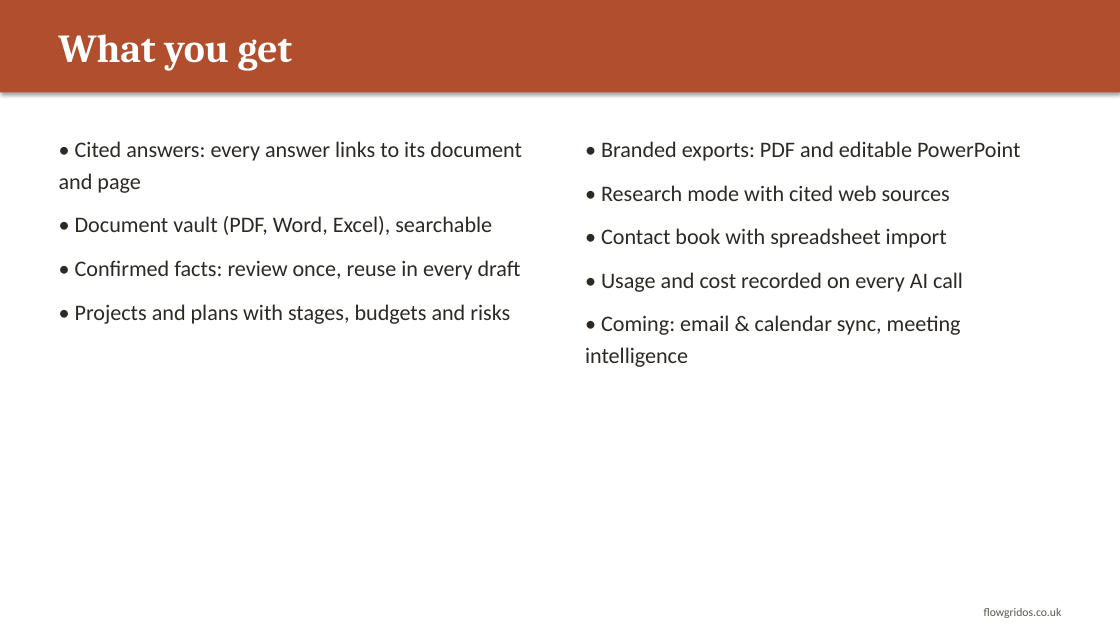
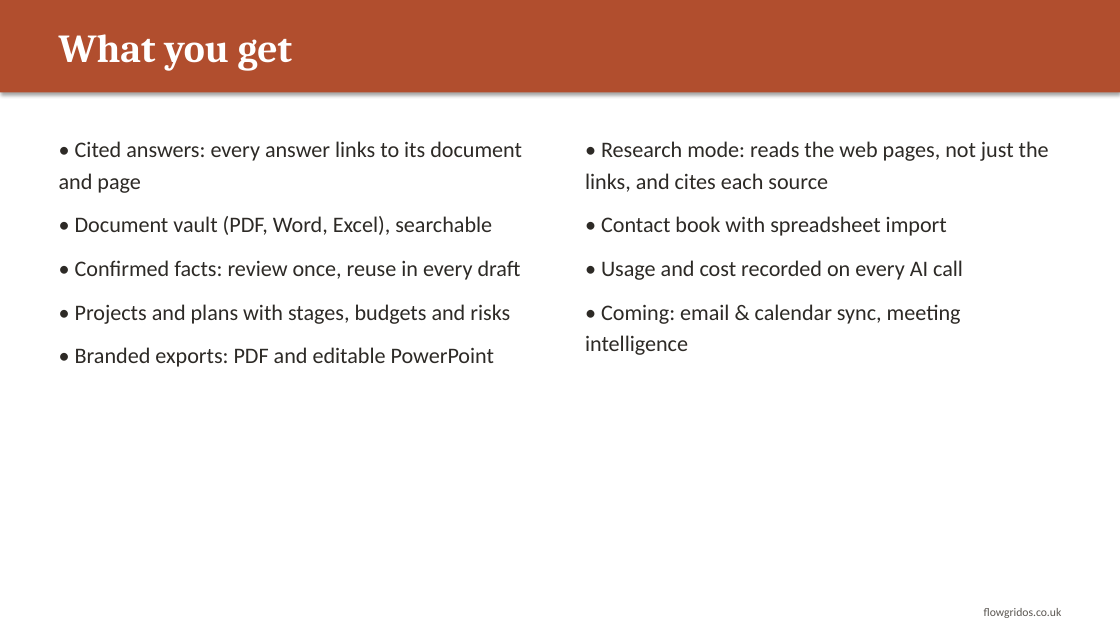
Before and after one commit to CliveStruv56/operations-engine, a slide deck: slide 4 of docs/flowgrid-os-customer-deck.pptx. Drawn at 1120x630 pixels with LibreOffice and Linux fonts; fonts in the diff are those of the drawing. Boxes give left, top, right and bottom in pixels: in the first picture for what was removed or moved away, otherwise in the second. Text is boxed around its words. In the diff, an @@ line names an element or a change of style, - is before the commit and + after.

```diff
--- a/docs/flowgrid-os-customer-deck.pptx
+++ b/docs/flowgrid-os-customer-deck.pptx
@@ text at [585,141,1049,192]: text changed @@
-• Branded exports: PDF and editable PowerPoint
-• Research mode with cited web sources
+• Research mode: reads the web pages, not just the links, and cites each source
@@ text at [75,347,494,367]: paragraph added @@
+• Branded exports: PDF and editable PowerPoint
```
Also in this commit, not shown: 4 other files.
